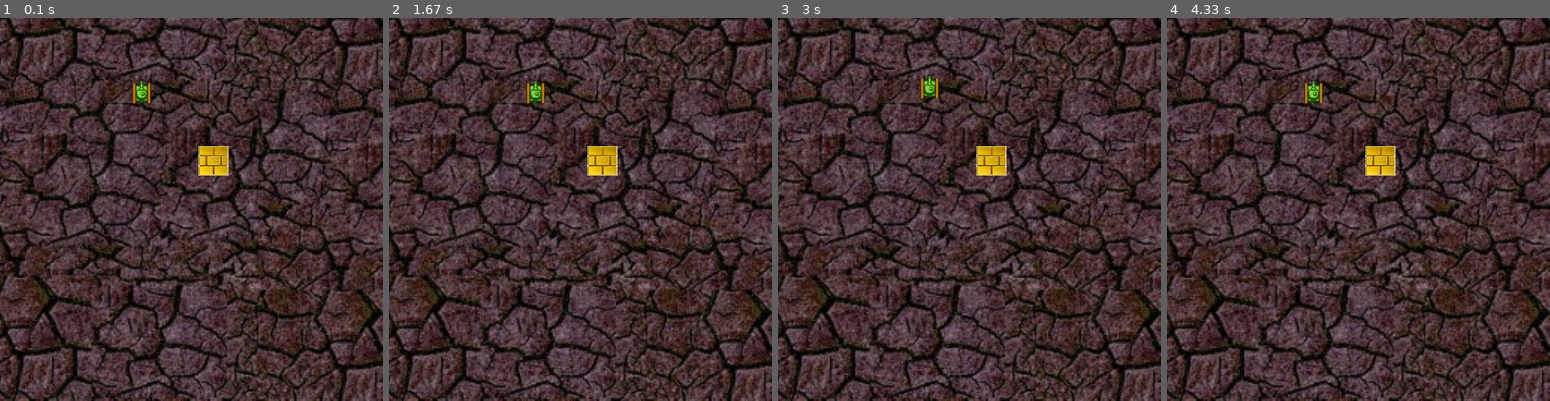
Above: before the commit, frames 1-4 (left to right).
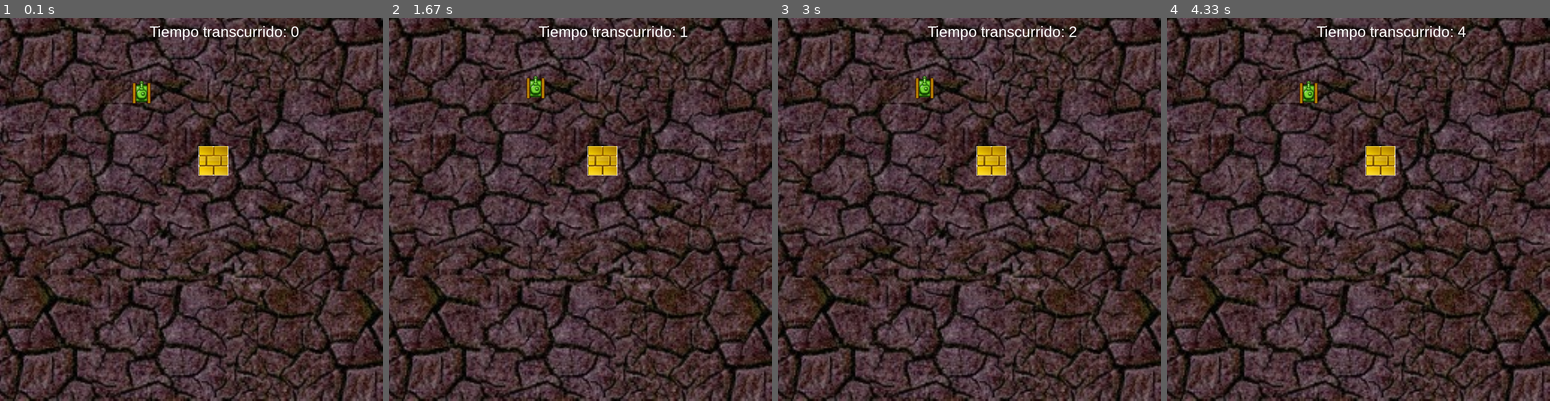
Above: after the commit, the same moments.

Repository: NicoleZambrano02/proyecto_pygame
Game: pygame game, started from juego.py
Two runs of this game, one before a commit and one after it. Both use one fixed random seed, a clock stepped at 60 frames per second and the inputs below.
Inputs:
- Up to frame 1 (0.1 s): no input
- Up to frame 2 (1.67 s): tap Enter at 0.33 s; hold Right 0.67-1.13 s; hold Up from 1.17 s (still down)
- Up to frame 3 (3 s): release Up at 1.8 s; hold Right 1.83-2.5 s; hold Left from 2.53 s (still down)
- Up to frame 4 (4.33 s): release Left at 3.22 s; hold Down 3.25-3.95 s; hold Left from 3.98 s (still down)

The runs differ from the first frame. In frame 1, 0.4% of the frame differs, in the area x 39-78%, y 2-6%; in frame 2, 0.6%; in frame 3, 0.7%, in the area x 35-78%, y 2-22%; in frame 4, 0.7%.

Commit message:
Modificacion de tiempo

Diff:
--- a/juego.py
+++ b/juego.py
@@ -4,10 +4,10 @@
 import pygame
 from pygame.locals import *
 from random import randint
-
 pygame.init()
 size=768, 768
 screen=pygame.display.set_mode(size)
+fuente = pygame.font.SysFont("tahoma", 30)
 
 #titulo
 pygame.display.set_caption("BATALLA DE TANQUES")
@@ -28,6 +28,12 @@
 x = randint(10,400)
 y = randint(10,400)
 velocidad = 10
+
+#tiempo en pantalla de juego
+def tiempo():
+	time = int(pygame.time.get_ticks()/1000)
+	mensaje = fuente.render('Tiempo transcurrido: '+str(time),True,(255,255,255))
+	screen.blit(mensaje,(300,10))
 
 run=True
 while run:
@@ -55,7 +61,9 @@
 			elif event.key == K_RIGHT:
 					print("TECLA DERECHA LIBERADA")
 
-		pygame.display.update()
+	tiempo()
+	pygame.display.update()
+
 
 
 
